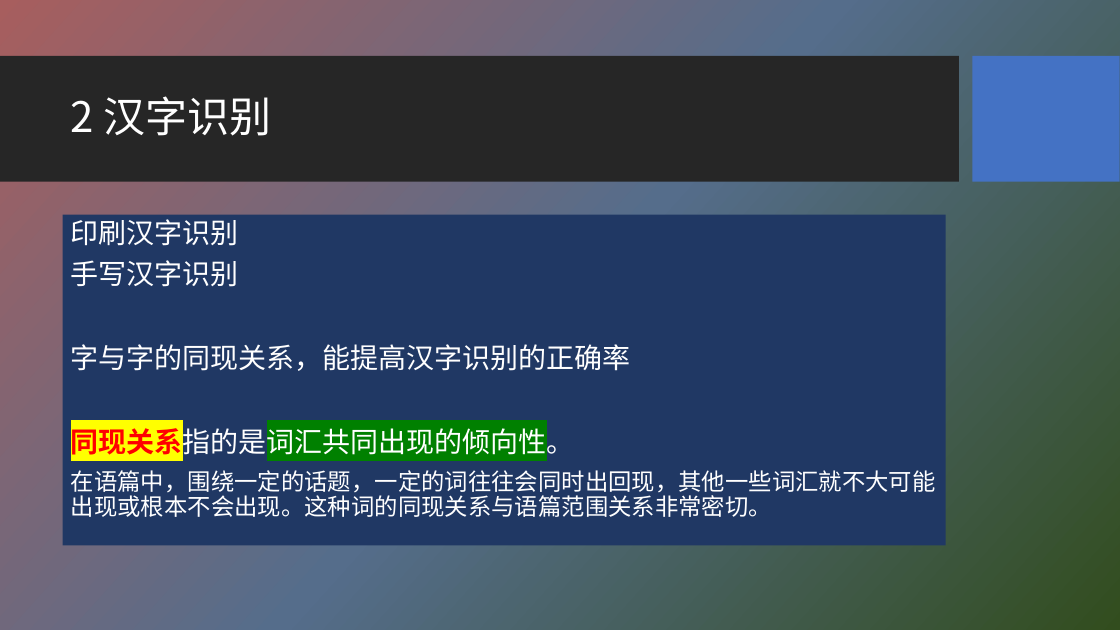
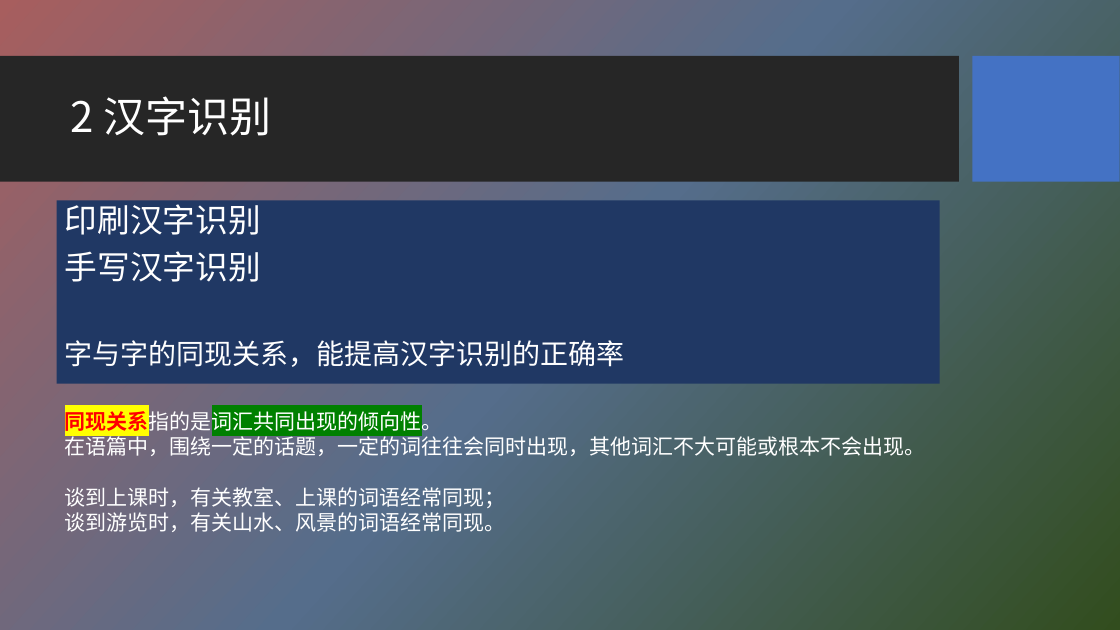
Before and after one commit to HBU/NLP_PPT, a slide deck: slide 29 of PPT-2020/ch06 字符编码与字频统计.pptx. Drawn at 1120x630 pixels with LibreOffice and Linux fonts; fonts in the diff are those of the drawing; background and template pictures are left out. Boxes give left, top, right and bottom in pixels: in the first picture for what was removed or moved away, otherwise in the second. Text is boxed around its words. In the diff, an @@ line names an element or a change of style, - is before the commit and + after.

```diff
--- a/PPT-2020/ch06 字符编码与字频统计.pptx
+++ b/PPT-2020/ch06 字符编码与字频统计.pptx
@@ text "印刷汉字识别": place and size @@
-text "印刷汉字识别" at [62, 215, 945, 546]
+text "印刷汉字识别" at [56, 201, 939, 384]
@@ text at [65, 199, 261, 282]: size 24 to 28 pt in "印刷汉字识别", "手写汉字识别" @@
@@ text added at [65, 408, 926, 532], 18 pt, text #FFFFFF @@
+同现关系指的是词汇共同出现的倾向性。
+在语篇中，围绕一定的话题，一定的词往往会同时出现，其他词汇不大可能或根本不会出现。
+谈到上课时，有关教室、上课的词语经常同现；
+谈到游览时，有关山水、风景的词语经常同现。
@@ text at [71, 424, 936, 517]: paragraphs removed @@
-同现关系指的是词汇共同出现的倾向性。
-在语篇中，围绕一定的话题，一定的词往往会同时出回现，其他一些词汇就不大可能出现或根本不会出现。这种词的同现关系与语篇范围关系非常密切。
```
Also in this commit, not shown: 5 other slides changed.
